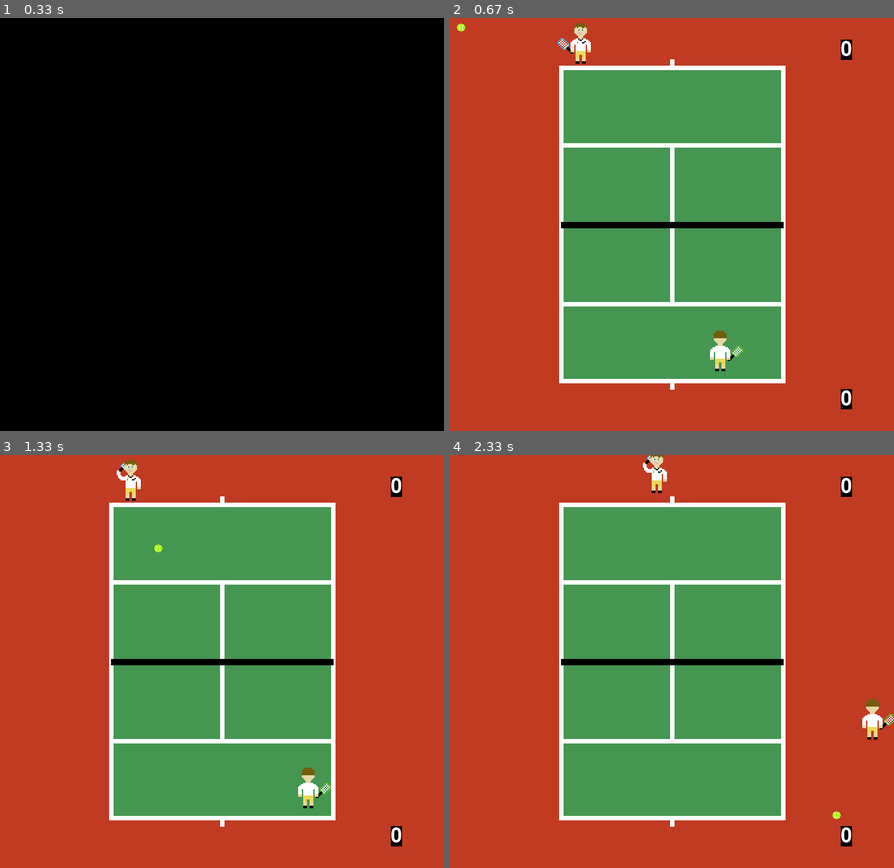
Above: before the commit, frames 1-4 (two rows, left to right).
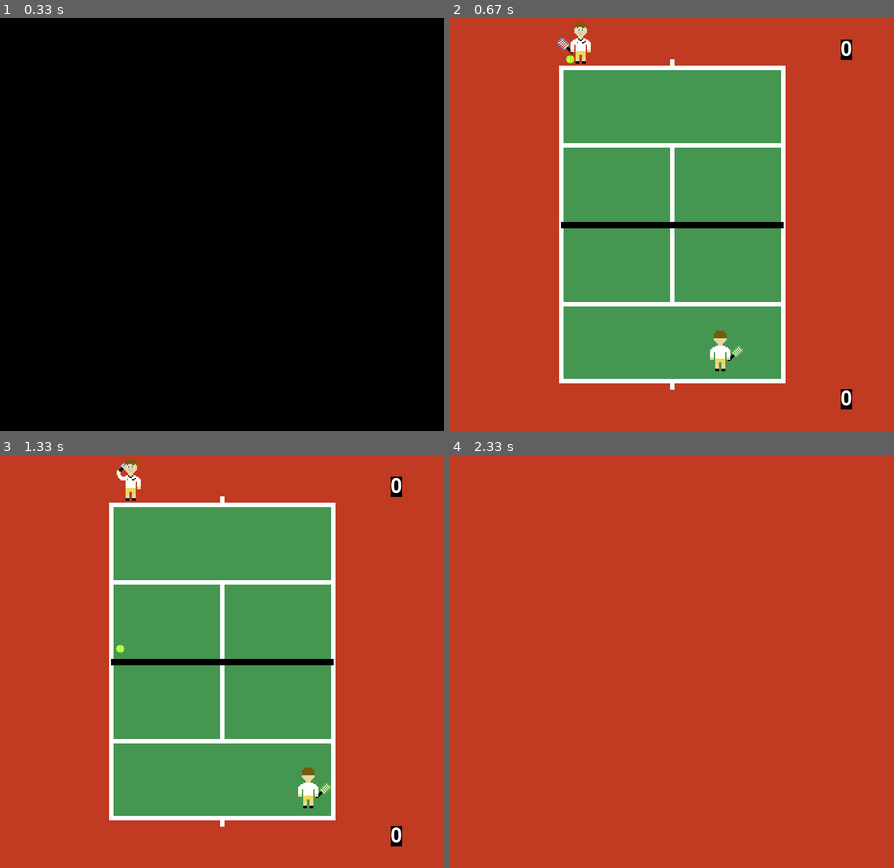
Above: after the commit, the same moments.

Repository: rafaelmcandeias/AASMA
Game: pygame game, started from Tennis_Game/tennis.py
Two runs of this game, one before a commit and one after it. Both use one fixed random seed, a clock stepped at 60 frames per second and the inputs below.
Inputs:
- Up to frame 1 (0.33 s): no input
- Up to frame 2 (0.67 s): tap Right Shift at 0.33 s
- Up to frame 3 (1.33 s): hold Tab 0.67-1.13 s; hold Right from 1.17 s (still down)
- Up to frame 4 (2.33 s): release Right at 1.63 s; hold Up 1.67-1.97 s; hold W 1.67-1.97 s; hold Right from 2 s (still down); hold D from 2 s (still down)

Frame 1 is identical in both runs. In frame 2, less than 0.1% of the frame differs, in the area x 1-28%, y 1-11%; in frame 3, less than 0.1%; in frame 4, 40%, in the area x 24-100%, y 0-95%.

Commit message:
players take turns serving. ball.update was splitted. Now there is a ball.serve. Players cannot move until a service starts

Diff:
--- a/Tennis_Game/lib.py
+++ b/Tennis_Game/lib.py
@@ -20,6 +20,7 @@
 # Vars for point winners
 TOP_WON = 2
 BOT_WON = 1
+MAX_POINTS = 15
 
 # ------------------------------------------------------------
 
@@ -96,40 +97,76 @@
     return top_player
 
 
+# Function to draw the court, each frame
+def draw_court(screen):
+    pygame.draw.rect(screen, COURT, [175, 75, 350, 500])
+    #outer left line
+    pygame.draw.line(screen, WHITE, (175,574), (175,75), 7)
+    #outer right line
+    pygame.draw.line(screen, WHITE, (525,574), (525,75), 7)
+    #top center line
+    pygame.draw.line(screen, WHITE, (175, 200), (525,200), 7)
+    #top outer line
+    pygame.draw.line(screen, WHITE, (175, 78), (525,78), 7)
+    #bottom outer line
+    pygame.draw.line(screen, WHITE, (175, 571), (525,571), 7)
+    #bottom center line
+    pygame.draw.line(screen, WHITE, (175, 450), (525,450), 7)
+    #center white line
+    pygame.draw.line(screen, WHITE, (350,200), (350,450), 7)
+    #net
+    pygame.draw.line(screen, BLACK, (175,325), (525,325), 10)
+    #bottom serve line
+    pygame.draw.line(screen, WHITE, (350,574), (350,584), 7)
+    #top serve line
+    pygame.draw.line(screen, WHITE, (350,65), (350,75), 7)
+
+
 #Main game loop
 def play(screen, top_player, bottom_player, tennisBall, all_sprites):
     # init scores
     bottom_player_score = 0
     top_player_score = 0
     server = top_player
+    # flag to know when is to serve
+    serve_flag = True
 
     carryOn = True
     clock = pygame.time.Clock()
+
+    # main play loop
     while carryOn:
 
         font = pygame.font.Font('freesansbold.ttf', 32)
         screen.fill(OUT)
 
-        # has someone won?
-        if bottom_player_score == 15 or top_player_score == 15:
-            break
-
-        # update
-        top_player.update()
-        bottom_player.update()
-        point = tennisBall.update(bottom_player, top_player, server)
-
-        # player scored
-        if point == BOT_WON or point == TOP_WON:
-            # bottom player won
-            if point == BOT_WON:
-                bottom_player_score += 1
-            # top player won
-            else:
-                top_player_score += 1
-            # Update conditions
-            server = change_server(top_player, bottom_player, server)
-            restart_positions(top_player, bottom_player, tennisBall, server)
+        # Serving time and server serves
+        if serve_flag:
+            if tennisBall.serve(server) == 1:
+                serve_flag = False
+
+        # Only computes rest if service was successful or it was not to serve
+        else:
+            # Players and ball only move if there was a service
+            top_player.update()
+            bottom_player.update()
+            point = tennisBall.update(bottom_player, top_player)
+
+            # player scored
+            if point == BOT_WON or point == TOP_WON:
+                # bottom player won
+                if point == BOT_WON:
+                    bottom_player_score += 1
+                # top player won
+                else:
+                    top_player_score += 1
+                # has someone won?
+                if bottom_player_score == 15 or top_player_score == 15:
+                    break
+                # Update conditions
+                server = change_server(top_player, bottom_player, server)
+                restart_positions(top_player, bottom_player, tennisBall, server)
+                serve_flag = True
 
         #Render both scoreboards
         scorebox = font.render(str(top_player_score), True, WHITE, BLACK)
@@ -150,27 +187,7 @@
                     carryOn = False
 
         #Draw the court
-        pygame.draw.rect(screen, COURT, [175, 75, 350, 500])
-        #outer left line
-        pygame.draw.line(screen, WHITE, (175,574), (175,75), 7)
-        #outer right line
-        pygame.draw.line(screen, WHITE, (525,574), (525,75), 7)
-        #top center line
-        pygame.draw.line(screen, WHITE, (175, 200), (525,200), 7)
-        #top outer line
-        pygame.draw.line(screen, WHITE, (175, 78), (525,78), 7)
-        #bottom outer line
-        pygame.draw.line(screen, WHITE, (175, 571), (525,571), 7)
-        #bottom center line
-        pygame.draw.line(screen, WHITE, (175, 450), (525,450), 7)
-        #center white line
-        pygame.draw.line(screen, WHITE, (350,200), (350,450), 7)
-        #net
-        pygame.draw.line(screen, BLACK, (175,325), (525,325), 10)
-        #bottom serve line
-        pygame.draw.line(screen, WHITE, (350,574), (350,584), 7)
-        #top serve line
-        pygame.draw.line(screen, WHITE, (350,65), (350,75), 7)
+        draw_court(screen)
 
         #Update
         all_sprites.draw(screen)
--- a/Tennis_Game/sprites.py
+++ b/Tennis_Game/sprites.py
@@ -132,7 +132,8 @@
 
     # Puts agent in starting position
     def restart_position(self):
-        self.rect.move(TOP_POS)
+        self.rect.x = TOP_POS[0]
+        self.rect.y = TOP_POS[1]
 
 
 # Class for Top player
@@ -174,7 +175,8 @@
 
     # Puts agent in starting position
     def restart_position(self):
-        self.rect.move(BOTTOM_POS)
+        self.rect.x = BOTTOM_POS[0]
+        self.rect.y = BOTTOM_POS[1]
 
 
 # Ball class
@@ -184,6 +186,7 @@
         pygame.sprite.Sprite.__init__(self)
         self.image = pygame.image.load("tennisBall.png")
         self.rect = self.image.get_rect()
+        self.rect = self.rect.move(TOP_POS[0] - 30, TOP_POS[1] + 10)
         self.speedx = 0
         self.speedy = 0
         self.speedz = 0
@@ -191,6 +194,12 @@
         # Ball height.
         self.z = NET_HEIGHT
 
+    # Method to place ball next to server
+    def restart_position(self, server):
+        if isinstance(server, Top_player):
+            self.rect = self.rect.move(TOP_POS[0] - 30, TOP_POS[1] + 10)
+        else:
+            self.rect = self.rect.move(BOTTOM_POS[0] + 10, BOTTOM_POS[1] + 10)
 
     def get_stroke_speed(self, keyState, player):
     # bottom players stroke
@@ -259,8 +268,65 @@
         return (speedx, speedy, speedz)
 
 
+    # Method to update the ball position
+    def update_position(self):
+        # Updates the ball position
+        posx, posy = 0, 0
+
+        # Movement requires update only if it is not stopped
+        if self.speedx != 0:
+            # Air resistance has always direction opposed to speed
+            if self.speedx - (AIR_RESISTANCE * TIME) > 0:
+                self.speedx -= AIR_RESISTANCE * TIME
+            if self.speedx + (AIR_RESISTANCE * TIME) < 0:
+                self.speedx += AIR_RESISTANCE * TIME
+            posx = self.speedx * TIME
+
+        # Updates posy ball
+        if self.speedy != 0:
+            # Air resistance has always direction opposed to speed
+            if self.speedy - (AIR_RESISTANCE * TIME) > 0:
+                self.speedy -= AIR_RESISTANCE * TIME
+            elif self.speedy + (AIR_RESISTANCE * TIME) < 0:
+                self.speedy += AIR_RESISTANCE * TIME
+            posy = self.speedy * TIME
+
+        # Updates posz ball
+        # Gravity is always reducing z
+        if self.speedz != 0:
+            self.speedz -= (GRAVITY/2) * (TIME**2)
+            self.z += (self.speedz * TIME)
+
+        # Updates object only if at least one of the speeds is diff 0
+        if self.speedx != 0 or self.speedy != 0 or self.speedz != 0:
+            #print("SPEED:", self.speedx, self.speedy, self.speedz)
+            #print("POS:", posx, posy, self.z)
+            self.rect = self.rect.move(posx, posy)
+
+
+    # Method to make a service
+    def serve(self, server):
+        keyState = pygame.key.get_pressed()
+
+        # Waits for serve command
+        if (isinstance(server, Bottom_player) and keyState[pygame.K_PERIOD]) or (isinstance(server, Top_player) and keyState[pygame.K_TAB]):
+            # Top player pressed its serving button
+            if keyState[pygame.K_TAB]:
+                server.image = images.camden_serve
+            else:
+                server.image = images.robert_serve
+
+            # Gets other key pressed for server effects
+            keyState = pygame.key.get_pressed()
+            self.speedx, self.speedy, self.speedz = self.get_stroke_speed(keyState, server)
+            self.update_position()
+            return 1
+
+        return 0
+
+
     # Updates ball movement
-    def update(self, bottom_player, top_player, server):
+    def update(self, bottom_player, top_player):
         keyState = pygame.key.get_pressed()
 
         # check if point over and who won
@@ -282,40 +348,8 @@
             self.serve_flag = True
             return TOP_WON
 
-        # checks if player served
-        if (keyState[pygame.K_PERIOD] and bottom_player.rect.y > 520) or (keyState[pygame.K_TAB] and top_player.rect.y < 20):
-            self.serve_flag = True
-
-        # checks to see if ball has passed the net after player served
-        if self.serve_flag and 300 < self.rect.y < 350:
-            self.serve_flag = False
-
-        # bottom player serves
-        elif self.serve_flag and keyState[pygame.K_PERIOD]:
-            bottom_player.image = images.robert_serve
-            self.rect.center = (bottom_player.rect.x + 15, bottom_player.rect.y)
-            self.speedy = -rnd.uniform(6,9)
-            # serves to the left
-            if bottom_player.rect.x < 350:
-                self.speedx = rnd.uniform(2,5)
-            # serves to the right
-            else:
-                self.speedx = -rnd.uniform(2,5)
-
-        # top player serves
-        elif self.serve_flag and keyState[pygame.K_TAB]:
-            self.rect.center = (top_player.rect.x, top_player.rect.y + 40)
-            top_player.image = images.camden_serve
-            self.speedy = rnd.uniform(6,9)
-            #serves to the right
-            if top_player.rect.x < 350:
-                self.speedx = rnd.uniform(2,5)
-            # serves to the left
-            else:
-                self.speedx = -rnd.uniform(2,5)
-
         # bottom player hits the ball
-        elif self.rect.colliderect(bottom_player) and not self.serve_flag:
+        if self.rect.colliderect(bottom_player) and not self.serve_flag:
             effect = pygame.mixer.Sound('tennisserve.wav')
             effect.play(0)
             # Reset ball's height
@@ -344,46 +378,8 @@
             if self.rect.x < top_player.rect.x - 10:
                 top_player.image = images.camden_backhand
 
-        # Updates the ball position
-        posx, posy = 0, 0
-        # Updates posx ball
-        # Movement is only updated when it has a speed
-        if self.speedx != 0:
-            # Air resistance has always direction opposed to speed
-            if self.speedx - (AIR_RESISTANCE * TIME) > 0:
-                self.speedx -= AIR_RESISTANCE * TIME
-            if self.speedx + (AIR_RESISTANCE * TIME) < 0:
-                self.speedx += AIR_RESISTANCE * TIME
-            posx = self.speedx * TIME
-
-        # Updates posy ball
-        if self.speedy != 0:
-            # Air resistance has always direction opposed to speed
-            if self.speedy - (AIR_RESISTANCE * TIME) > 0:
-                self.speedy -= AIR_RESISTANCE * TIME
-            elif self.speedy + (AIR_RESISTANCE * TIME) < 0:
-                self.speedy += AIR_RESISTANCE * TIME
-            posy = self.speedy * TIME
-
-        # Updates posz ball
-        # Gravity is always reducing z
-        if self.speedz != 0:
-            self.speedz -= (GRAVITY/2) * (TIME**2)
-            self.z += (self.speedz * TIME)
-
-        # Updates object only if at least one of the speeds is diff 0
-        if self.speedx != 0 or self.speedy != 0 or self.speedz != 0:
-            print("SPEED:", self.speedx, self.speedy, self.speedz)
-            print("POS:", posx, posy, self.z)
-            self.rect = self.rect.move(posx, posy)
+        # Updates ball position, given it's speed
+        self.update_position()
 
         # say no one has won yet
         return 0
-
-
-    # Method to place ball next to server
-    def restart_position(self, server):
-        if isinstance(server, Top_player):
-            self.rect = self.rect.move(TOP_POS[0] - 30, TOP_POS[1] + 10)
-        else:
-            self.rect = self.rect.move(BOTTOM_POS[0] + 10, BOTTOM_POS[1] + 10)
